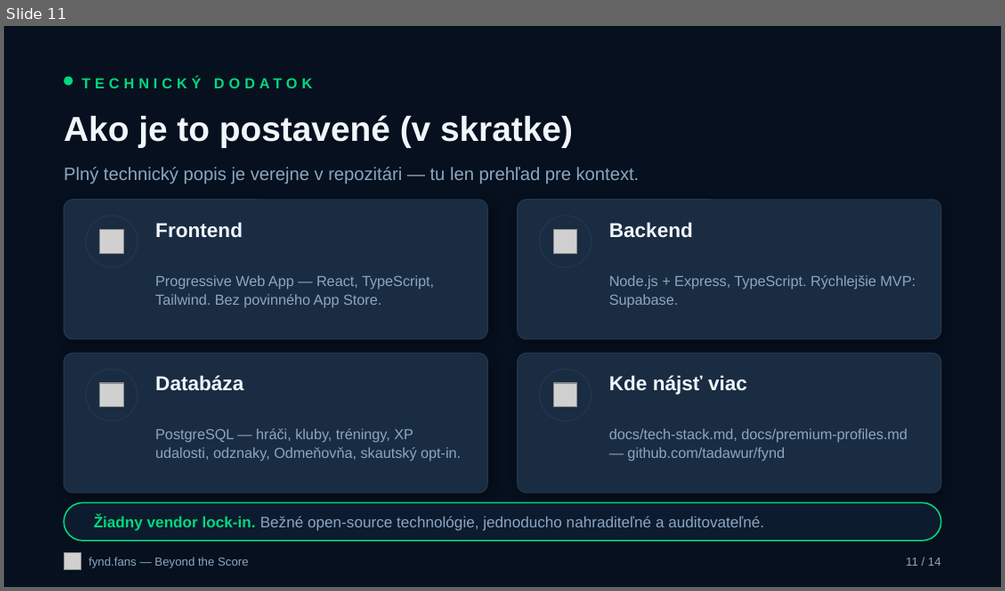
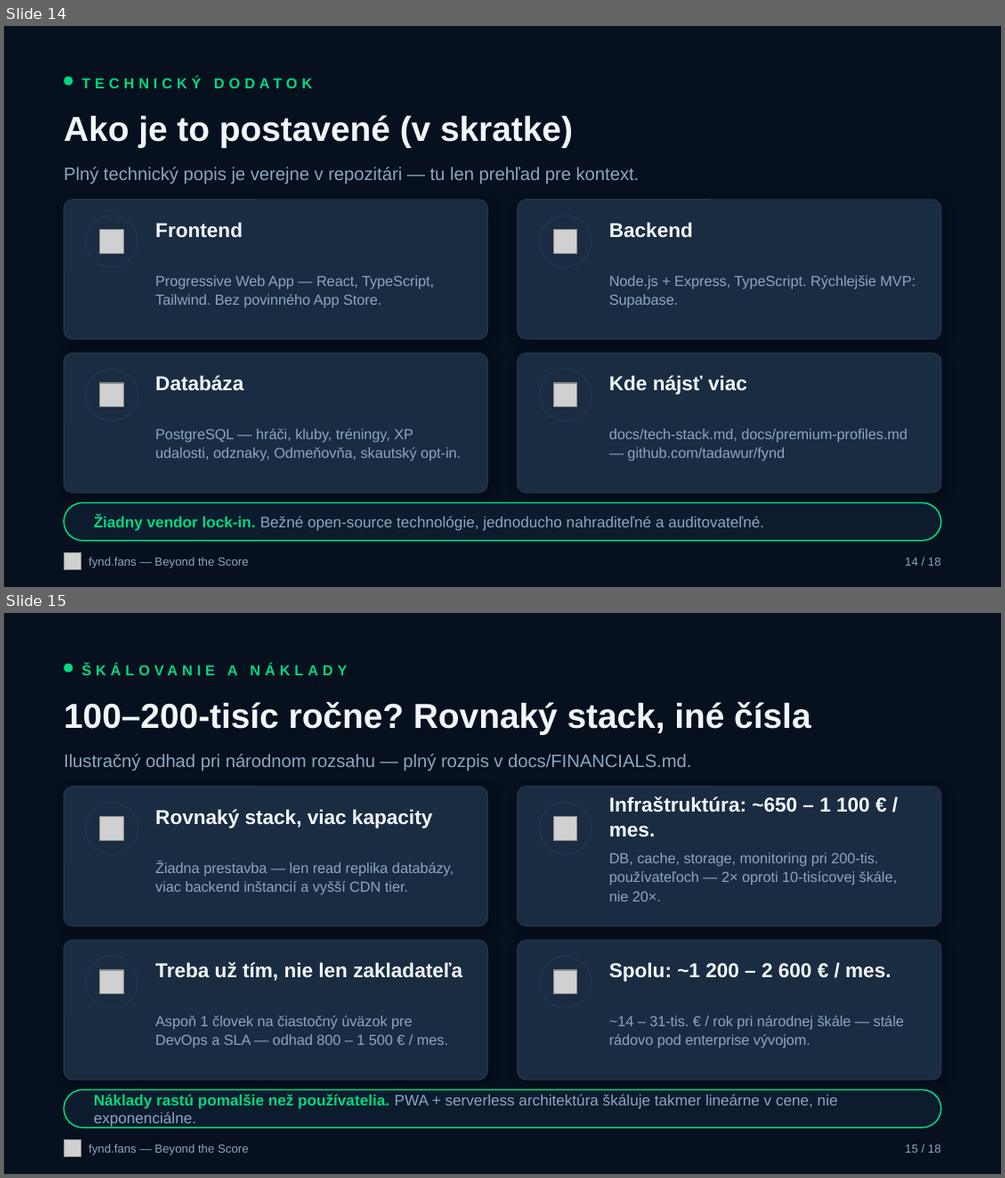
Before and after one commit to tadawur/fynd, a slide deck: marketing/fynd-x-club-development.pptx. Shown one above the other, each under a label of ours: slide 11 before the commit, slides 14 and 15 after it. The pictures are 1005x591 and 1005x1178 pixels, drawn with LibreOffice and Linux fonts; fonts in the diff are those of the drawing; grey boxes stand for pictures. Boxes give left, top, right and bottom in pixels: in the first picture for what was removed or moved away, otherwise in the second. Text is boxed around its words. In the diff, an @@ line names an element or a change of style, - is before the commit and + after.

```diff
--- a/marketing/fynd-x-club-development.pptx
+++ b/marketing/fynd-x-club-development.pptx
@@ slide 15 added at box(4, 613, 1001, 1174), background #06101E @@
@@ ellipse added at box(64, 664, 73, 673), fill #00D97E @@
@@ text added at box(94, 665, 238, 1109), 10.5 pt, text #00D97E, bold @@
+ŠKÁLOVANIE A NÁKLADY
@@ text added at box(64, 702, 810, 734), 25 pt, text #F1F6FB, bold @@
+100–200-tisíc ročne? Rovnaký stack, iné čísla
@@ text added at box(64, 754, 691, 771), 13 pt, text #8CA6C0 @@
+Ilustračný odhad pri národnom rozsahu — plný rozpis v docs/FINANCIALS.md.
@@ rounded rectangle added at box(64, 787, 487, 926), fill #1A2C42, outline #24364D 0.75 pt @@
@@ rounded rectangle added at box(518, 787, 941, 926), fill #1A2C42, outline #24364D 0.75 pt @@
@@ text added at box(609, 796, 870, 837), 14.5 pt, text #F1F6FB, bold @@
+Infraštruktúra: ~650 – 1 100 € / mes.
@@ ellipse added at box(86, 803, 138, 854), fill #1A2C42, outline #24364D 0.75 pt @@
@@ picture added at box(100, 816, 123, 840) @@
@@ text added at box(155, 809, 432, 828), 14.5 pt, text #F1F6FB, bold @@
+Rovnaký stack, viac kapacity
@@ ellipse added at box(539, 803, 591, 854), fill #1A2C42, outline #24364D 0.75 pt @@
@@ picture added at box(553, 816, 577, 840) @@
@@ text added at box(609, 852, 897, 901), 10.5 pt, text #8CA6C0 @@
+DB, cache, storage, monitoring pri 200-tis. používateľoch — 2× oproti 10-tisícovej škále, nie 20×.
@@ text added at box(155, 861, 453, 895), 10.5 pt, text #8CA6C0 @@
+Žiadna prestavba — len read replika databázy, viac backend inštancií a vyšší CDN tier.
@@ rounded rectangle added at box(64, 940, 487, 1079), fill #1A2C42, outline #24364D 0.75 pt @@
@@ ellipse added at box(86, 956, 138, 1008), fill #1A2C42, outline #24364D 0.75 pt @@
@@ rounded rectangle added at box(518, 940, 941, 1079), fill #1A2C42, outline #24364D 0.75 pt @@
@@ ellipse added at box(539, 956, 591, 1008), fill #1A2C42, outline #24364D 0.75 pt @@
@@ picture added at box(100, 970, 123, 994) @@
@@ text added at box(155, 962, 462, 981), 14.5 pt, text #F1F6FB, bold @@
+Treba už tím, nie len zakladateľa
@@ picture added at box(553, 970, 577, 994) @@
@@ text added at box(609, 962, 890, 981), 14.5 pt, text #F1F6FB, bold @@
+Spolu: ~1 200 – 2 600 € / mes.
@@ text added at box(155, 1015, 448, 1048), 10.5 pt, text #8CA6C0 @@
+Aspoň 1 človek na čiastočný úväzok pre DevOps a SLA — odhad 800 – 1 500 € / mes.
@@ text added at box(609, 1015, 904, 1048), 10.5 pt, text #8CA6C0 @@
+~14 – 31-tis. € / rok pri národnej škále — stále rádovo pod enterprise vývojom.
@@ rounded rectangle added at box(64, 1089, 941, 1127), fill #0D1B2E, outline #00D97E 1 pt @@
@@ text added at box(94, 1094, 838, 1127), 11 pt, text #8CA6C0 @@
+Náklady rastú pomalšie než používatelia. PWA + serverless architektúra škáluje takmer lineárne v cene, nie exponenciálne.
@@ picture added at box(64, 1139, 81, 1156) @@
@@ text added at box(89, 1143, 249, 1155), 8.5 pt, text #8CA6C0 @@
+fynd.fans — Beyond the Score
@@ text added at box(905, 1144, 941, 1152), 8.5 pt, text #8CA6C0 @@
+15 / 18
@@ what was slide 11 is now slide 14 @@
@@ slide 14 changed as well @@
@@ text at box(905, 557, 941, 565): text changed @@
-11 / 14
+14 / 18
```
Also in this commit, not shown: 12 other slides changed, 3 other slides added, 4 other files.
